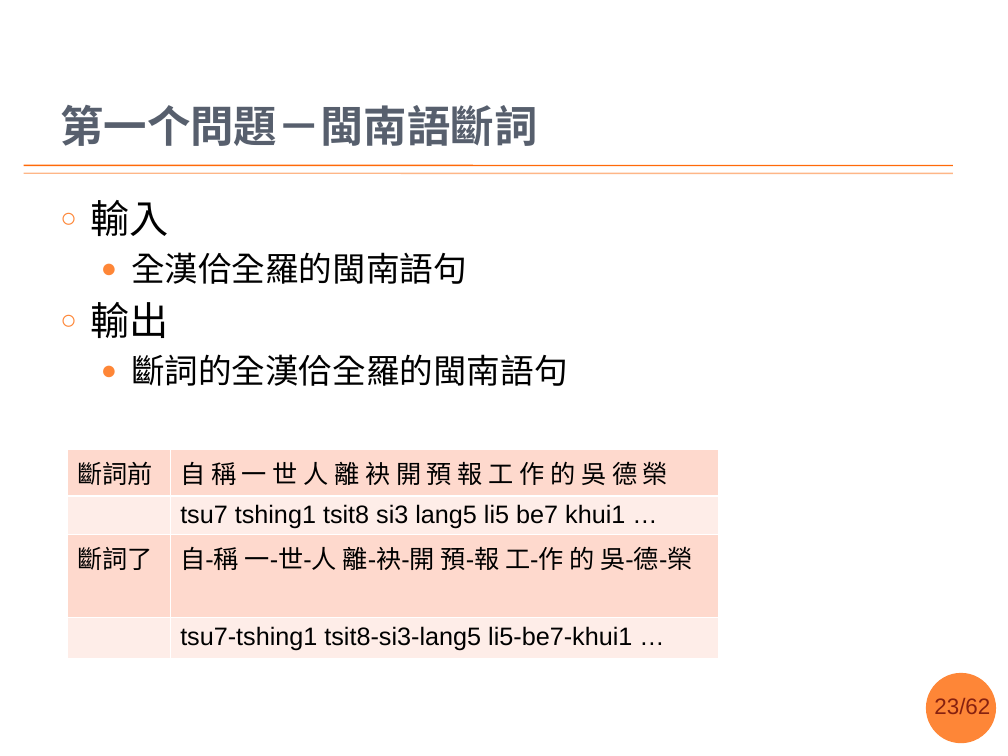
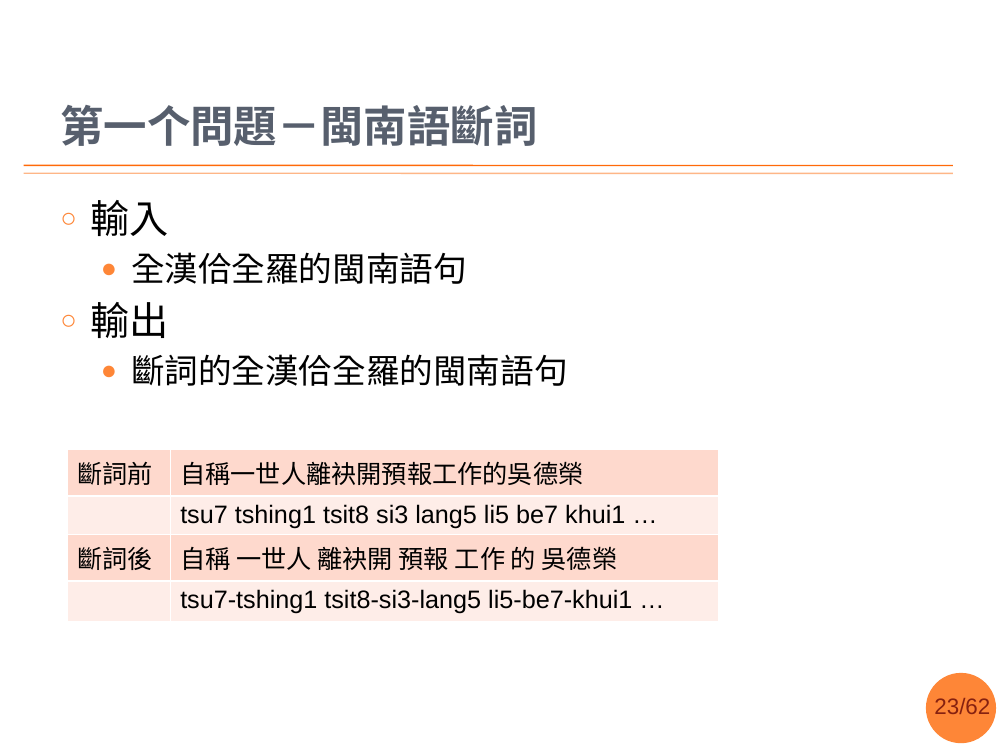
Before and after one commit to sih4sing5hong5/po3-ko3_tau5-iann2-phinn3, a slide deck: slide 23 of 翻譯報告.pptx. Drawn at 1008x756 pixels with LibreOffice and Linux fonts; fonts in the diff are those of the drawing; background and template pictures are left out. Boxes give left, top, right and bottom in pixels: in the first picture for what was removed or moved away, otherwise in the second. Text is boxed around its words. In the diff, an @@ line names an element or a change of style, - is before the commit and + after.

```diff
--- a/翻譯報告.pptx
+++ b/翻譯報告.pptx
@@ table at [68, 450, 719, 618] @@
-row 1, column 2: 自 稱 一 世 人 離 袂 開 預 報 工 作 的 吳 德 榮
+row 1, column 2: 自稱一世人離袂開預報工作的吳德榮
-row 3, column 1: 斷詞了
+row 3, column 1: 斷詞後
-row 3, column 2: 自-稱 一-世-人 離-袂-開 預-報 工-作 的 吳-德-榮
+row 3, column 2: 自稱 一世人 離袂開 預報 工作 的 吳德榮
```
Also in this commit, not shown: 12 other slides changed, 1 other file.
